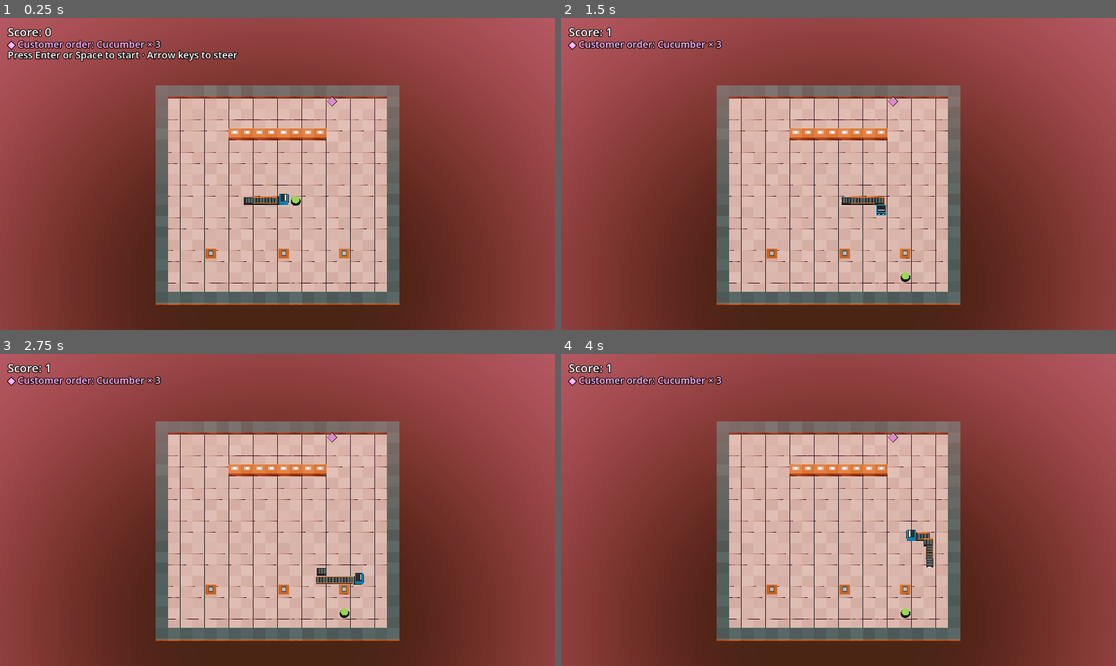
Above: before the commit, frames 1-4 (two rows, left to right).
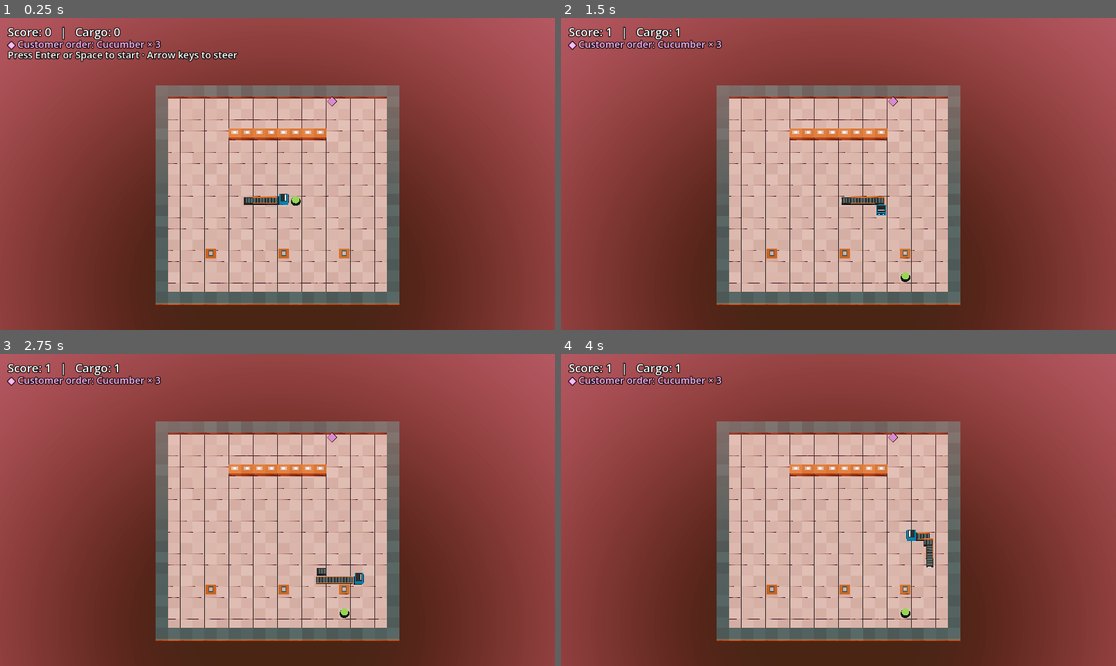
Above: after the commit, the same moments.

Repository: Michaelypp/D4
Game: Godot game, scene res://main.tscn
Same seed, same stepped clock (60 frames per second), same inputs: the game is played once before the commit and once after it.
Inputs:
- Up to frame 1 (0.25 s): no input
- Up to frame 2 (1.5 s): tap Enter (ui_accept) at 0.5, 0.77 s; hold Right (ui_right) 0.53-1.28 s; hold Down (ui_down) from 1.28 s (still down)
- Up to frame 3 (2.75 s): tap Enter (ui_accept) at 1.52 s; release Down (ui_down) at 2.03 s; hold Right (ui_right) from 2.03 s (still down)
- Up to frame 4 (4 s): release Right (ui_right) at 2.78 s; hold Up (ui_up) 2.78-3.53 s; tap Enter (ui_accept) at 3.02, 3.77 s; hold Left (ui_left) from 3.53 s (still down)

The runs differ from the first frame. In frame 1, 0.2% of the frame differs, in the area x 11-22%, y 2-8%; in frame 2, 0.2%; in frame 3, 0.2%; in frame 4, 0.2%.

Commit message:
Add the  exact-count cucumber deliveries with cargo tracking, the bonus points, and belt shortening

Diff:
--- a/app/main.gd
+++ b/app/main.gd
@@ -215,7 +215,9 @@
 	var cell := session.ingredient_cell
 	ingredient.visible = not session.board.is_solid(cell)
 	ingredient.position = _center(cell) + Vector3.UP * 0.35
-	score_label.text = "Score: %d" % session.score
+	score_label.text = "Score: %d   |   Cargo: %d" % [
+		session.score, session.cargo.get(Session.INGREDIENT, 0)
+	]
 	customer_marker.visible = not session.customer_order.is_empty()
 	customer_marker.position = _center(session.customer_cell) + Vector3.UP * 0.6
 	var order_items := PackedStringArray()
@@ -231,4 +233,12 @@
 	if not _started:
 		status_label.text = "Press Enter or Space to start · Arrow keys to steer"
 	else:
-		status_label.text = ""
+		match session.delivery_result:
+			Session.Delivery.NEED_MORE:
+				status_label.text = "Collect more cucumbers, then return."
+			Session.Delivery.TOO_MANY:
+				status_label.text = "The order needs an exact count."
+			Session.Delivery.COMPLETE:
+				status_label.text = "Delivered! +%d points" % Session.DELIVERY_BONUS
+			_:
+				status_label.text = ""
--- a/core/session.gd
+++ b/core/session.gd
@@ -3,6 +3,11 @@
 ## run into) belong here, so Dragon stays about movement and app/ only draws.
 class_name Session
 extends RefCounted
+
+enum Delivery { NONE, NEED_MORE, TOO_MANY, COMPLETE }
+
+const INGREDIENT := "Cucumber"
+const DELIVERY_BONUS := 5
 
 var board: Board
 var dragon: Dragon
@@ -12,6 +17,8 @@
 var ingredient_cell := Vector2i(-1, -1)
 var customer_cell := Vector2i(-1, -1)
 var customer_order: Dictionary[String, int] = {}
+var cargo: Dictionary[String, int] = {}
+var delivery_result := Delivery.NONE
 var _rng := RandomNumberGenerator.new()
 
 
@@ -41,6 +48,29 @@
 	if picking_up:
 		dragon.body.append(old_tail)
 		score += 1
+		cargo[INGREDIENT] = cargo.get(INGREDIENT, 0) + 1
+		delivery_result = Delivery.NONE
+		_spawn_ingredient()
+	if next_head == customer_cell:
+		_try_delivery()
+
+
+func _try_delivery() -> void:
+	var required: int = customer_order[INGREDIENT]
+	var collected: int = cargo.get(INGREDIENT, 0)
+	if collected < required:
+		delivery_result = Delivery.NEED_MORE
+		return
+	if collected > required:
+		delivery_result = Delivery.TOO_MANY
+		return
+
+	cargo.clear()
+	dragon.body.resize(dragon.body.size() - required)
+	score += DELIVERY_BONUS
+	delivery_result = Delivery.COMPLETE
+	_spawn_customer()
+	if board.is_solid(ingredient_cell):
 		_spawn_ingredient()
 
 
@@ -57,6 +87,8 @@
 
 
 func _spawn_customer() -> void:
+	customer_cell = Vector2i(-1, -1)
+	customer_order.clear()
 	var candidates: Array[Vector2i] = []
 	var neighbors := [Vector2i.UP, Vector2i.DOWN, Vector2i.LEFT, Vector2i.RIGHT]
 	for y in board.size.y:
@@ -70,4 +102,4 @@
 					break
 	if not candidates.is_empty():
 		customer_cell = candidates[_rng.randi_range(0, candidates.size() - 1)]
-		customer_order["Cucumber"] = _rng.randi_range(1, 3)
+		customer_order[INGREDIENT] = _rng.randi_range(1, 3)
--- a/tests/session_test.gd
+++ b/tests/session_test.gd
@@ -102,3 +102,37 @@
 	session.tick()
 	assert_eq(session.score, 1)
 	assert_eq(session.ingredient_cell, Vector2i(-1, -1))
+
+
+func test_entering_customer_cell_without_enough_cargo_preserves_the_order() -> void:
+	var session := Session.new(Vector2i(10, 10))
+	session.ingredient_cell = Vector2i(1, 1)
+	var customer := session.dragon.next_head()
+	session.customer_cell = customer
+	session.customer_order[Session.INGREDIENT] = 2
+	session.tick()
+	assert_eq(session.delivery_result, Session.Delivery.NEED_MORE)
+	assert_eq(session.customer_cell, customer)
+	assert_eq(session.customer_order[Session.INGREDIENT], 2)
+	assert_eq(session.dragon.body.size(), 4)
+	assert_eq(session.score, 0)
+
+
+func test_exact_delivery_consumes_cargo_awards_points_and_shrinks_belt() -> void:
+	var session := Session.new(Vector2i(10, 10))
+	session.ingredient_cell = session.dragon.next_head()
+	session.tick()
+	assert_eq(session.cargo[Session.INGREDIENT], 1)
+	assert_eq(session.dragon.body.size(), 5)
+
+	session.ingredient_cell = Vector2i(1, 1)
+	var customer := session.dragon.next_head()
+	session.customer_cell = customer
+	session.customer_order[Session.INGREDIENT] = 1
+	session.tick()
+	assert_eq(session.delivery_result, Session.Delivery.COMPLETE)
+	assert_true(session.cargo.is_empty())
+	assert_eq(session.dragon.body.size(), 4)
+	assert_eq(session.score, 1 + Session.DELIVERY_BONUS)
+	assert_true(session.customer_cell != customer)
+	assert_true(not session.customer_order.is_empty())
